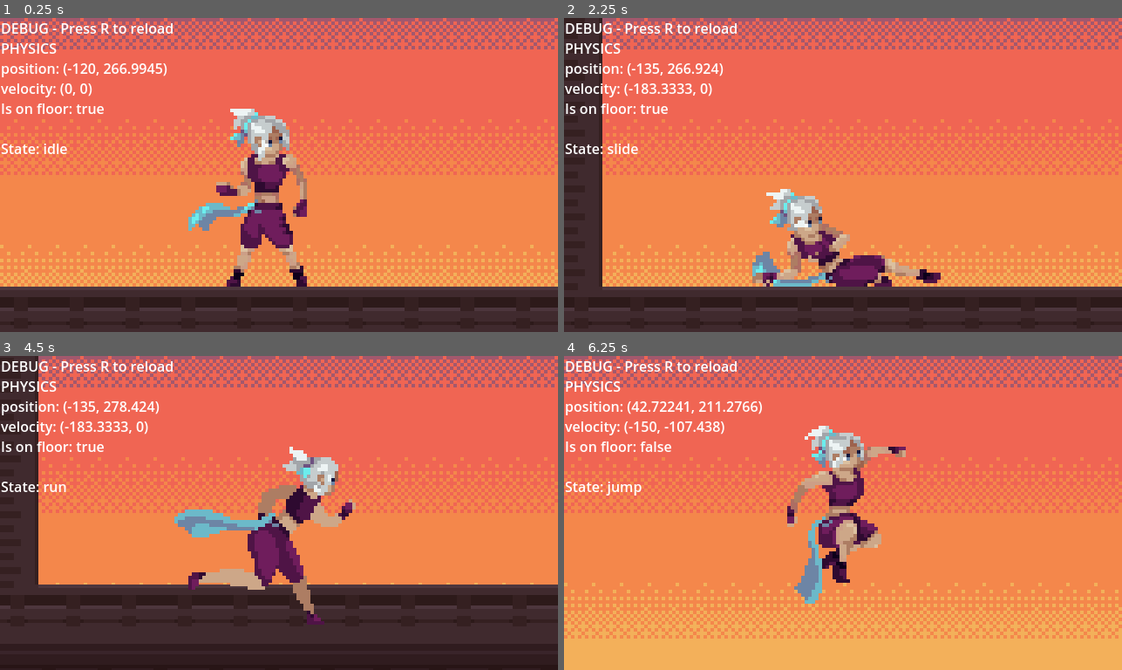
Above: before the commit, frames 1-4 (two rows, left to right).
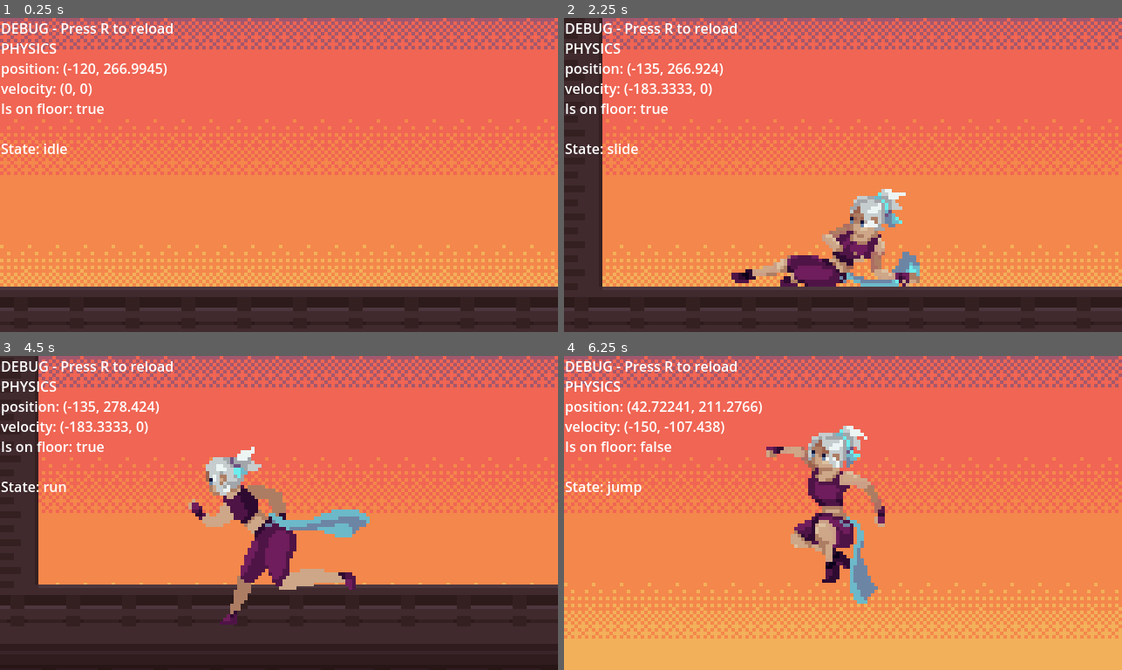
Above: after the commit, the same moments.

Repository: Hugo-Carbiener/Godot-project
Game: Godot game, scene res://scenes/main-scene.tscn
Same seed, same stepped clock (60 frames per second), same inputs: the game is played once before the commit and once after it. The engine's default icon, where the game draws it, is replaced by a stand-in: a white triangle on a blue panel in a dark square.
Inputs:
- Up to frame 1 (0.25 s): no input
- Up to frame 2 (2.25 s): tap R (reload) at 0.5, 1.25, 2 s; hold D (direction-right) 0.53-2.03 s; tap Shift (slide) at 0.6, 1.35, 2.1 s; tap Space (jump) at 0.77, 1.52 s; hold A (direction-left) from 2.03 s (still down)
- Up to frame 3 (4.5 s): tap R (reload) at 2.75, 3.5, 4.25 s; release A (direction-left) at 2.78 s; hold D (direction-right) 2.78-4.28 s; tap Shift (slide) at 2.85, 3.6, 4.35 s; tap Space (jump) at 3.02, 3.77 s; hold A (direction-left) from 4.28 s (still down)
- Up to frame 4 (6.25 s): tap Space (jump) at 4.52, 6.02 s; release A (direction-left) at 5.03 s; hold D (direction-right) 5.03-5.78 s; tap Shift (slide) at 5.1, 5.85 s; hold A (direction-left) from 5.78 s (still down)

The runs differ from the first frame. In frame 1, 4.8% of the frame differs, in the area x 33-55%, y 28-86%; in frame 2, 6.2%; in frame 3, 8.0%, in the area x 31-67%, y 28-86%; in frame 4, 5.9%.

Commit message:
Add sprite orientation depending on speed

Diff:
--- a/assets/scritps/PlayerAnimationController.gd
+++ b/assets/scritps/PlayerAnimationController.gd
@@ -1,2 +1,11 @@
 extends AnimatedSprite2D
 class_name PlayerAnimationController
+
+@onready
+var player_physics_body = $"../../Character body"
+
+func _process(delta: float) -> void:
+	check_player_orientation()
+
+func check_player_orientation():
+	scale.x = player_physics_body.velocity.x / abs(player_physics_body.velocity.x)
